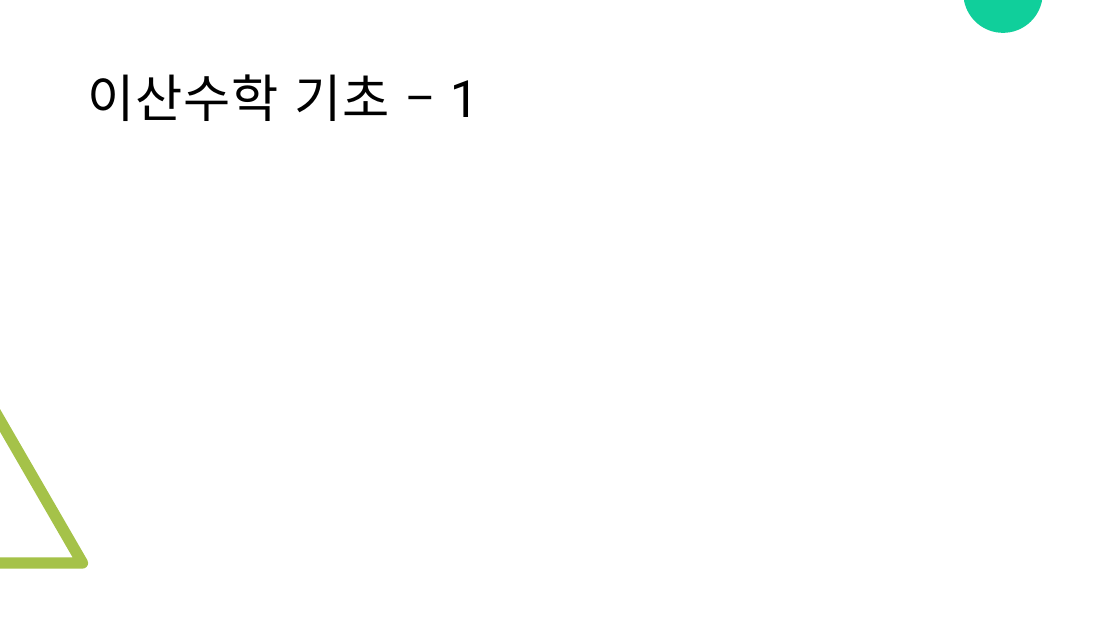
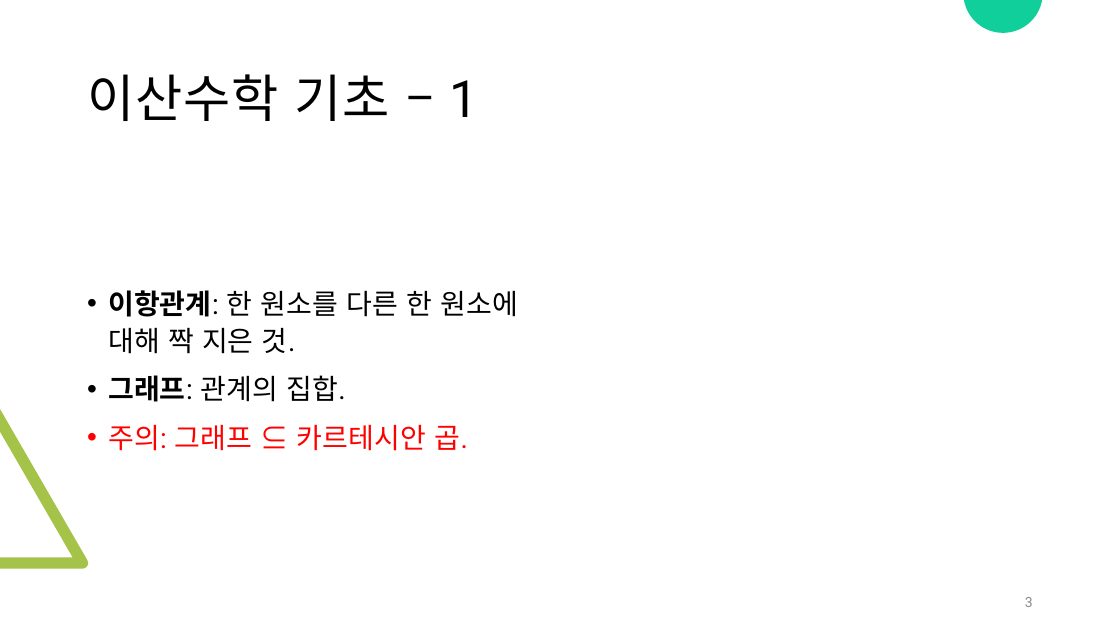
Before and after one commit to js4484821266/congrlang, a slide deck: slide 3 of congrlang.pptx. Drawn at 1120x630 pixels with LibreOffice and Linux fonts; fonts in the diff are those of the drawing; grey boxes stand for pictures. Boxes give left, top, right and bottom in pixels: in the first picture for what was removed or moved away, otherwise in the second. Text is boxed around its words. In the diff, an @@ line names an element or a change of style, - is before the commit and + after.

```diff
--- a/congrlang.pptx
+++ b/congrlang.pptx
@@ text added at [108, 290, 518, 451], 24 pt, text #000000 @@
+• 이항관계: 한 원소를 다른 한 원소에 대해 짝 지은 것.
+• 그래프: 관계의 집합.
+• 주의: 그래프 ⊆ 카르테시안 곱.
@@ page number added at [1025, 597, 1033, 607], 12 pt, text #8C8C8C @@
+3
```
Also in this commit, not shown: 10 other slides changed, 1 slide added, 1 other file.
